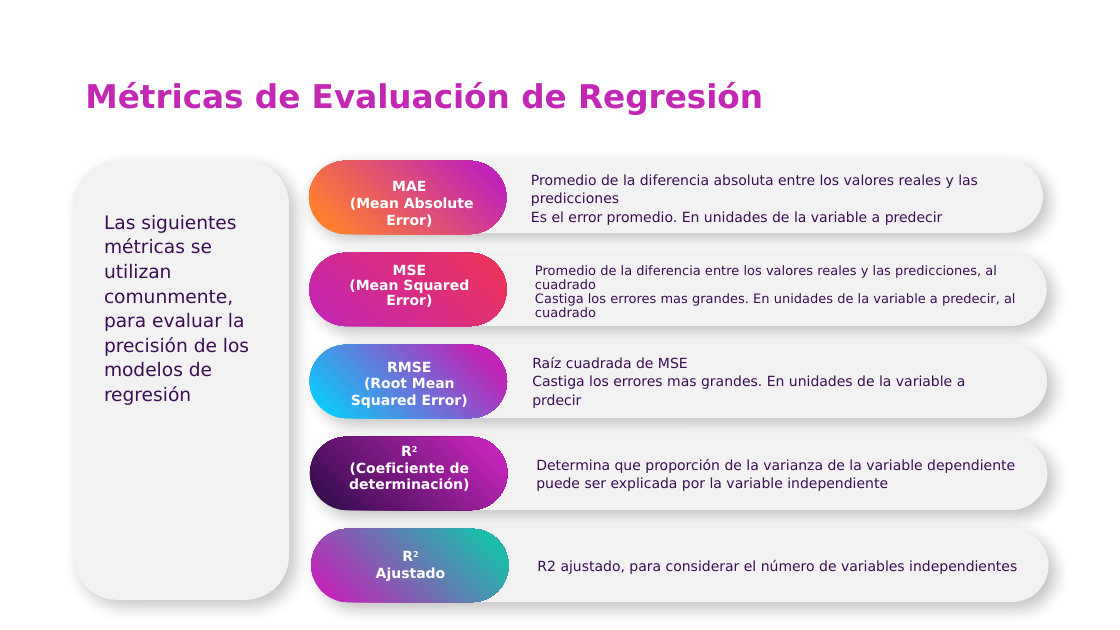
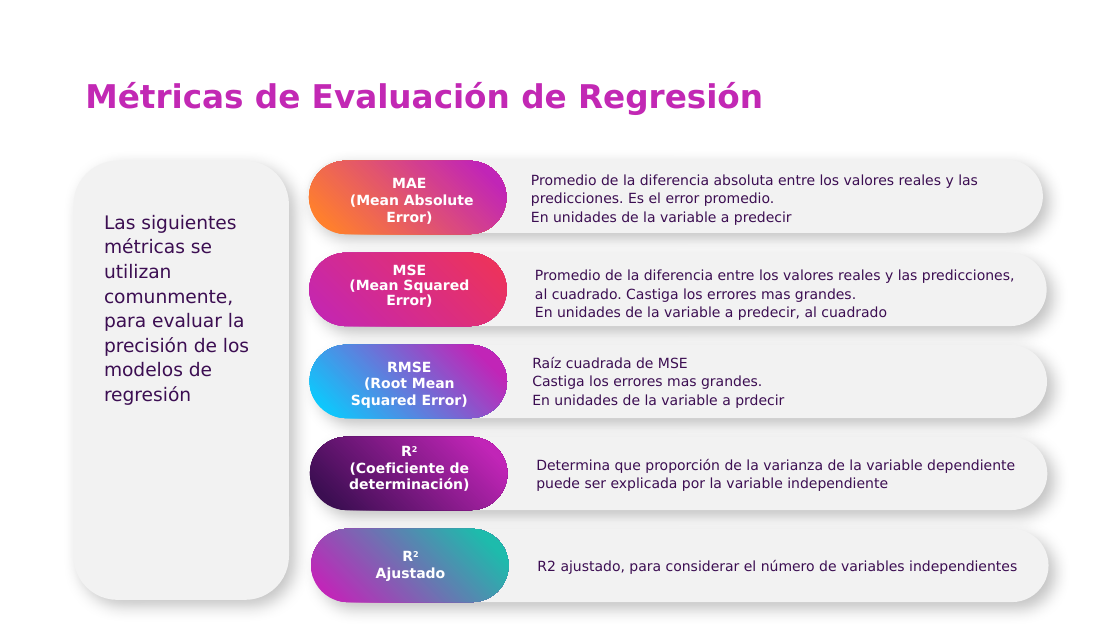
Before and after one commit to csameshiman/Axity_Curso_ML_2023, a slide deck: slide 13 of Diapositivas/Parte 02.Regresión/02_01_Simple_Linear_Regression.pptx (slide 14 before the commit). Drawn at 1120x630 pixels with LibreOffice and Linux fonts; fonts in the diff are those of the drawing; background and template pictures are left out. Boxes give left, top, right and bottom in pixels: in the first picture for what was removed or moved away, otherwise in the second. Text is boxed around its words. In the diff, an @@ line names an element or a change of style, - is before the commit and + after.

```diff
--- a/Diapositivas/Parte 02.Regresión/02_01_Simple_Linear_Regression.pptx
+++ b/Diapositivas/Parte 02.Regresión/02_01_Simple_Linear_Regression.pptx
@@ text at (x1=531, y1=174, x2=978, y2=225): text changed @@
-Promedio de la diferencia absoluta entre los valores reales y las predicciones
-Es el error promedio. En unidades de la variable a predecir
+Promedio de la diferencia absoluta entre los valores reales y las predicciones. Es el error promedio.
+En unidades de la variable a predecir
@@ text at (x1=535, y1=269, x2=1015, y2=320): text changed; size 11.1 to 12 pt @@
-Promedio de la diferencia entre los valores reales y las predicciones, al cuadrado
-Castiga los errores mas grandes. En unidades de la variable a predecir, al cuadrado
+Promedio de la diferencia entre los valores reales y las predicciones, al cuadrado. Castiga los errores mas grandes.
+En unidades de la variable a predecir, al cuadrado
@@ text at (x1=532, y1=375, x2=784, y2=408): text changed @@
-Castiga los errores mas grandes. En unidades de la variable a prdecir
+Castiga los errores mas grandes.
+En unidades de la variable a prdecir
```
Also in this commit, not shown: 5 other slides changed, 4 slides removed.
